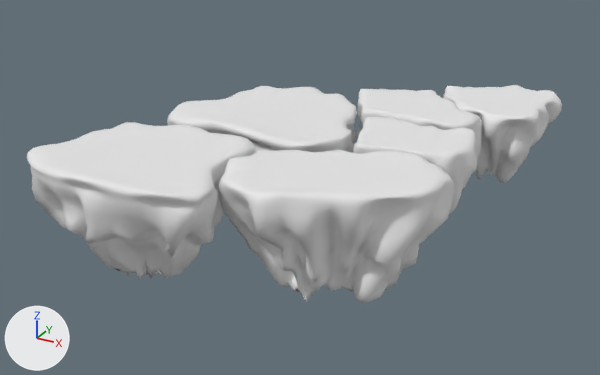
One commit to the FBX model God Game/Assets/Models/islands.fbx: the scene before it, then after it.
Before and after are seen from a 50 mm camera at (188.0, -218.0, 110.0) aimed at (36.0, 60.0, -28.0). Every picture has the same lights, and +X, +Y and +Z are marked at lower left. Where no turn or scale is listed for an object, it has been applied to the vertices.

The first picture shows 'island1_detail', 'island2_detail', 'island3_detail', 'island4_detail', 'island5_detail', 'island6_detail'.
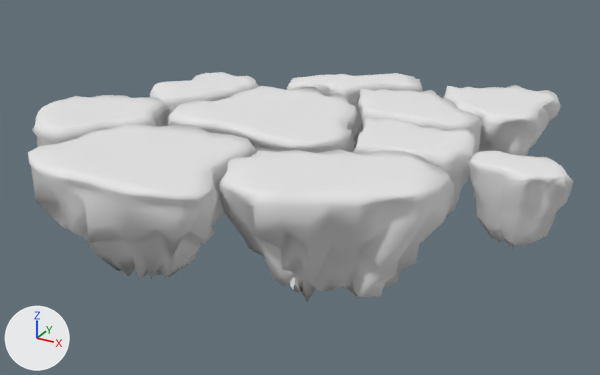
Commit message: Moar islands

The change, as a diff of the scene's bpy script:
```diff
--- a/God Game/Assets/Models/islands.fbx.py
+++ b/God Game/Assets/Models/islands.fbx.py
@@ me_cube_008 @@
-me_cube_008.from_pydata(...)  # 1538 vertices, 1536 faces; spans x -37.8..37.7, y -32.1..28.9, z -44.4..2.6
+me_cube_008.from_pydata(...)  # 386 vertices, 384 faces; spans x -37.2..37.7, y -32.1..28.7, z -44.4..2.3
+# me_cube_008 part 1: 1152 vertices removed from x -37.8..37.7, y -31.9..28.9, z -44.3..2.6
 me_cube_008.materials.append(mat_island3)
@@ me_cube @@
-me_cube.from_pydata(...)  # 1666 vertices, 1664 faces; spans x -37.0..42.8, y -28.9..35.9, z -45.8..2.2
+me_cube.from_pydata(...)  # 418 vertices, 416 faces; spans x -37.0..42.8, y -28.3..35.9, z -45.6..2.0
+# me_cube part 2: 1248 vertices removed from x -37.0..42.8, y -28.9..35.8, z -45.8..2.2
 me_cube.materials.append(mat_island1)
@@ ob_island10_detail @@
+ob_island10_detail = bpy.data.objects.new('island10_detail', me_plane_002)  # 290 vertices, 288 faces; spans x -27.2..31.5, y -22.2..22.0, z -41.2..0.2; in mat_island10 (white #e7e7e7)
+ob_island10_detail.location = (27.5, 125.5, 0.0)
@@ ob_island7_detail @@
+ob_island7_detail = bpy.data.objects.new('island7_detail', me_cube_002)  # 354 vertices, 352 faces; spans x -18.5..19.7, y -12.6..9.5, z -31.6..1.0; in mat_island7 (white #e7e7e7)
+ob_island7_detail.location = (124.3, 60.7, -1.0)
@@ ob_island9_detail @@
+ob_island9_detail = bpy.data.objects.new('island9_detail', me_plane_004)  # 322 vertices, 320 faces; spans x -23.0..21.6, y -27.0..24.2, z -40.2..0.7; in mat_island9 (white #e7e7e7)
+ob_island9_detail.location = (-29.9, 85.8, 0.0)
@@ ob_island8_detail @@
+ob_island8_detail = bpy.data.objects.new('island8_detail', me_plane_003)  # 290 vertices, 288 faces; spans x -25.2..27.3, y -28.5..27.5, z -32.4..0.7; in mat_island8 (white #e7e7e7)
+ob_island8_detail.location = (-46.7, 33.3, 0.0)
```

What differs and where, as boxes [x1, y1, x2, y2] in the pictures (600 x 375 px):
'island3_detail', reshaped: before [218, 149, 455, 303]; after [219, 149, 455, 302]
'island1_detail', reshaped: before [27, 122, 257, 280]; after [28, 122, 256, 279]
'island7_detail', added: after [469, 151, 573, 248]
'island8_detail', added: after [32, 95, 169, 147]
'island9_detail', added: after [150, 72, 259, 126]
'island10_detail', added: after [286, 73, 422, 153]
part 1 of me_cube_008, deleted: before [218, 149, 455, 303]
part 2 of me_cube, deleted: before [27, 122, 257, 280]
